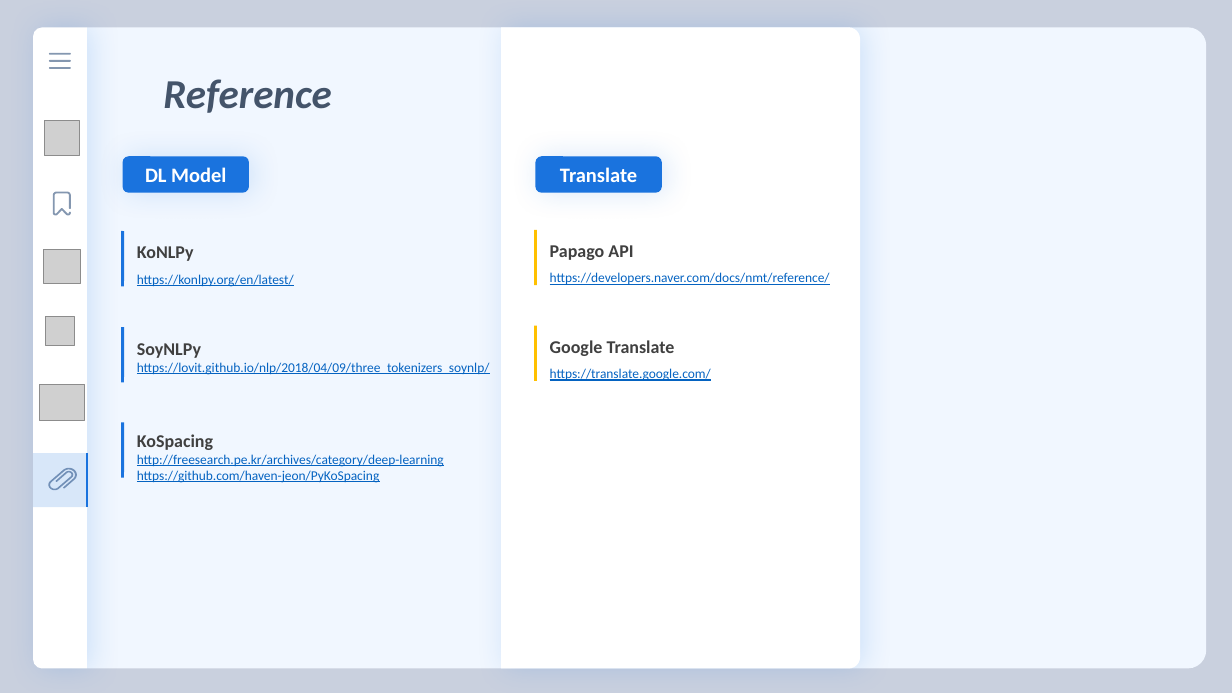
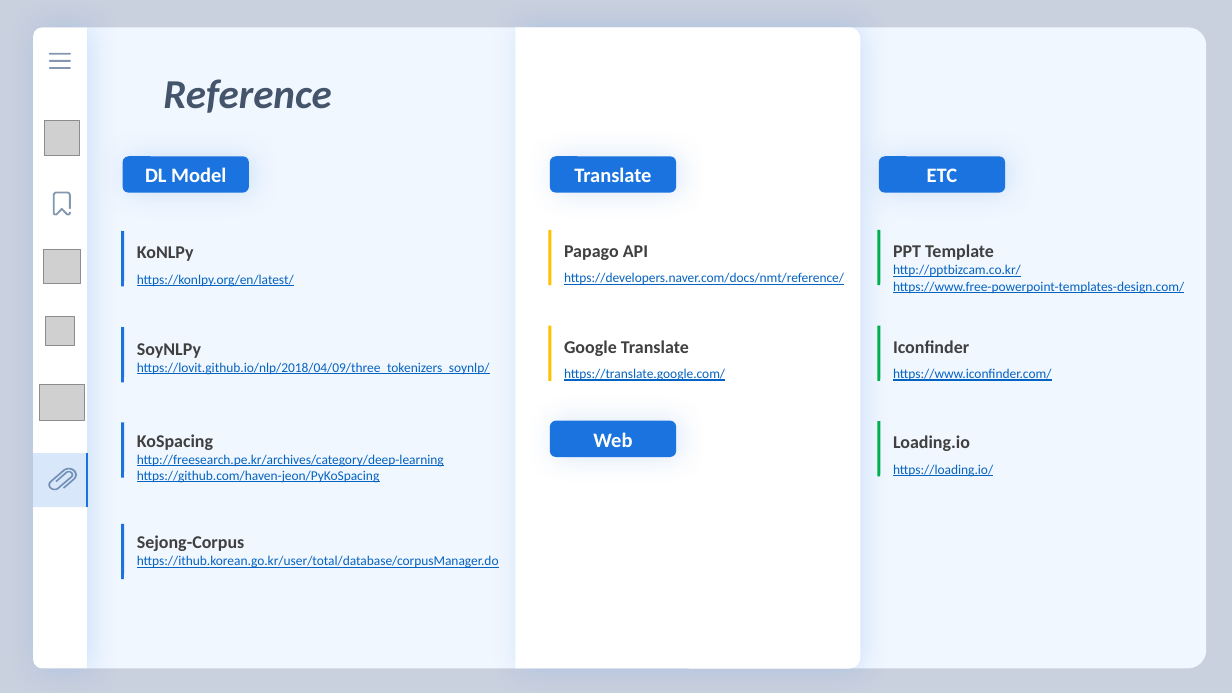
Before and after one commit to florentious/AutoGenerating_VariableName, a slide deck: slide 21 of Text/Presentation/presentation_ver0_3.pptm (slide 18 before the commit). Drawn at 1232x693 pixels with LibreOffice and Linux fonts; fonts in the diff are those of the drawing; grey boxes stand for pictures. Boxes give left, top, right and bottom in pixels: in the first picture for what was removed or moved away, otherwise in the second. Text is boxed around its words. In the diff, an @@ line names an element or a change of style, - is before the commit and + after.

```diff
--- a/Text/Presentation/presentation_ver0_3.pptm
+++ b/Text/Presentation/presentation_ver0_3.pptm
@@ round same rect: place and size @@
-round same rect at [501, 27, 861, 669]
+round same rect at [516, 27, 861, 669]
@@ rounded rectangle added at [879, 156, 1006, 192], fill #1A73DE, 16 pt, text #FFFFFF, bold @@
+ETC
@@ line added from (879, 230) to (879, 286), #00B050 2.25 pt @@
@@ text added at [893, 244, 1184, 294], 10.5 pt, text #0563C1, underline @@
+PPT Template
+http://pptbizcam.co.kr/
+https://www.free-powerpoint-templates-design.com/
@@ 2 texts, 2 lines, 1 rounded rectangle: place and size @@
-2 texts, 2 lines, 1 rounded rectangle at [536, 156, 830, 381]
+2 texts, 2 lines, 1 rounded rectangle at [550, 156, 844, 381]
@@ line added from (879, 325) to (879, 381), #00B050 2.25 pt @@
@@ text added at [893, 340, 1051, 381], 10.5 pt, text #0563C1, underline @@
+Iconfinder
+https://www.iconfinder.com/
@@ rounded rectangle added at [550, 421, 677, 457], fill #1A73DE, 16 pt, text #FFFFFF, bold @@
+Web
@@ line added from (879, 421) to (879, 476), #00B050 2.25 pt @@
@@ text added at [893, 435, 993, 477], 10.5 pt, text #0563C1, underline @@
+Loading.io
+https://loading.io/
@@ line added from (123, 524) to (123, 579), #1A73DE 2.25 pt @@
@@ text added at [137, 535, 499, 568], 10.5 pt, text #0563C1, underline @@
+Sejong-Corpus
+https://ithub.korean.go.kr/user/total/database/corpusManager.do
```
Also in this commit, not shown: 5 other slides changed, 6 slides added, 3 slides removed, 4 other files.
